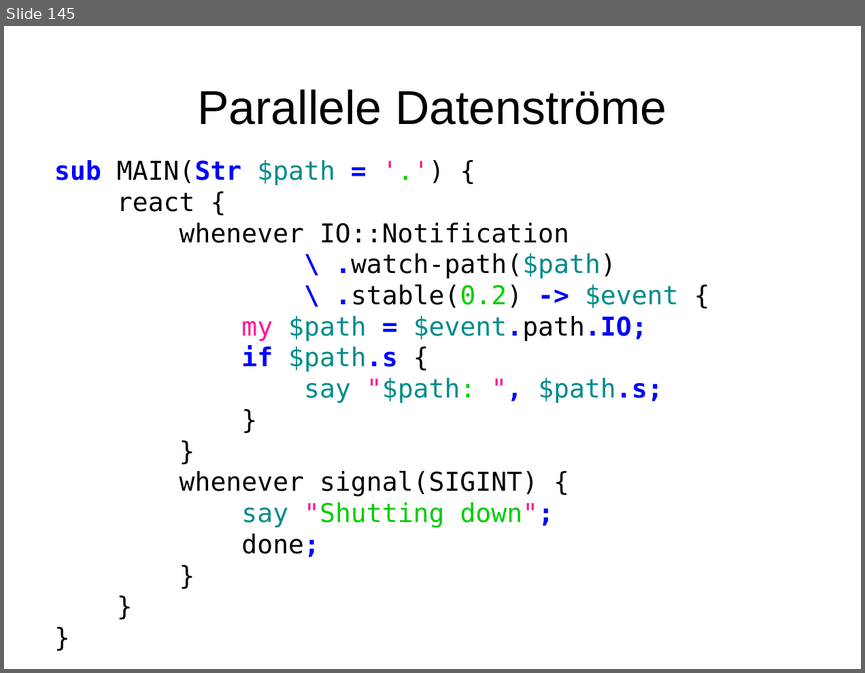
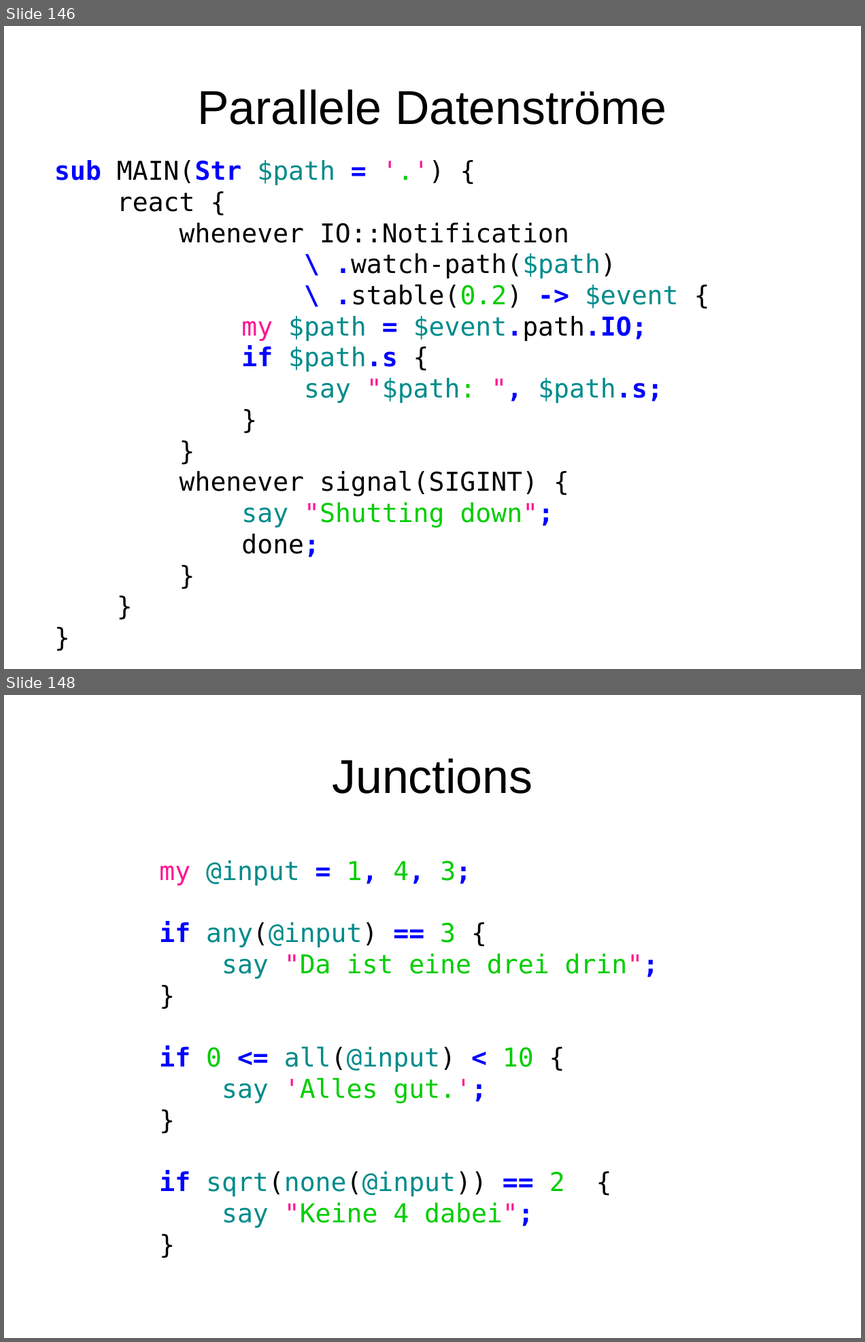
Before and after one commit to moritz/perl6-training-de, a slide deck: schulung.odp. Shown one above the other, each under a label of ours: slide 145 before the commit, slides 146 and 148 after it; the slides between them are not shown. The pictures are 865x673 and 865x1342 pixels, drawn with LibreOffice and Linux fonts; fonts in the diff are those of the drawing. Boxes give left, top, right and bottom in pixels: in the first picture for what was removed or moved away, otherwise in the second. Text is boxed around its words. In the diff, an @@ line names an element or a change of style, - is before the commit and + after.

```diff
--- a/schulung.odp
+++ b/schulung.odp
@@ slide 148 added at <box>4,695,861,1338</box>, background #FFFFFF @@
@@ title added at <box>332,758,532,794</box>, 44 pt, text #000000 @@
+Junctions
@@ text added at <box>159,860,659,1227</box>, 24 pt, text #008B8B @@
+my @input = 1, 4, 3;
+if any(@input) == 3 {
+say "Da ist eine drei drin";
+}
+if 0 <= all(@input) < 10 {
+say 'Alles gut.';
+}
+if sqrt(none(@input)) == 2 {
+say "Keine 4 dabei";
+}
@@ what was slide 145 is now slide 146 @@
```
Also in this commit, not shown: 2 slides changed, 13 other slides added, 3 other files.
